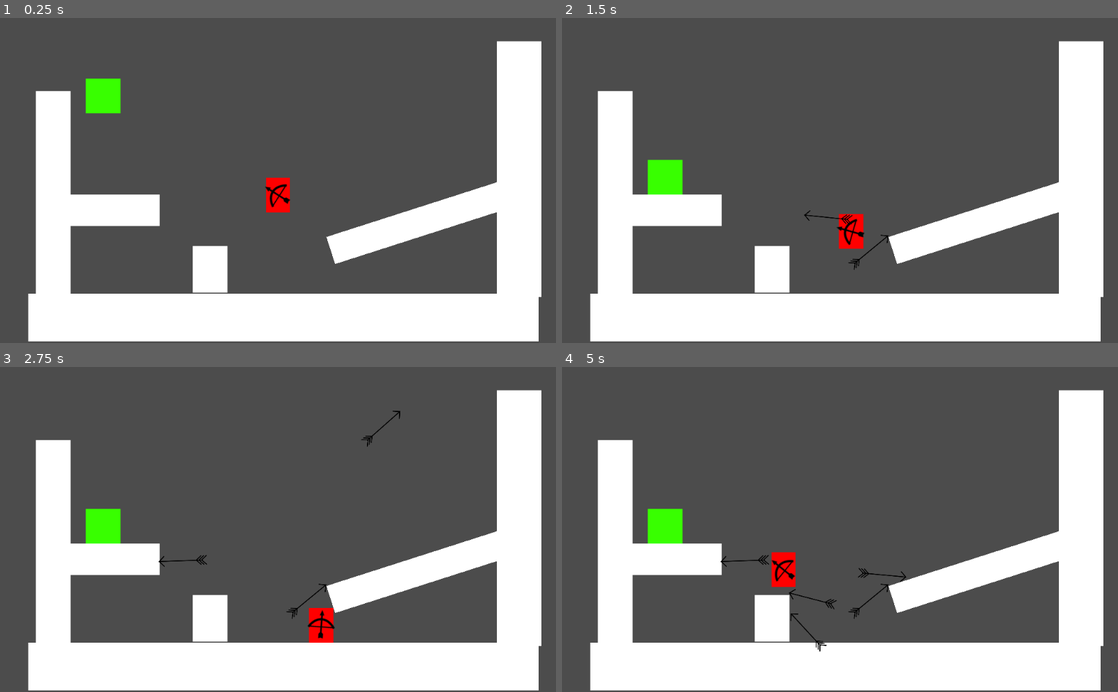
Above: before the commit, frames 1-4 (two rows, left to right).
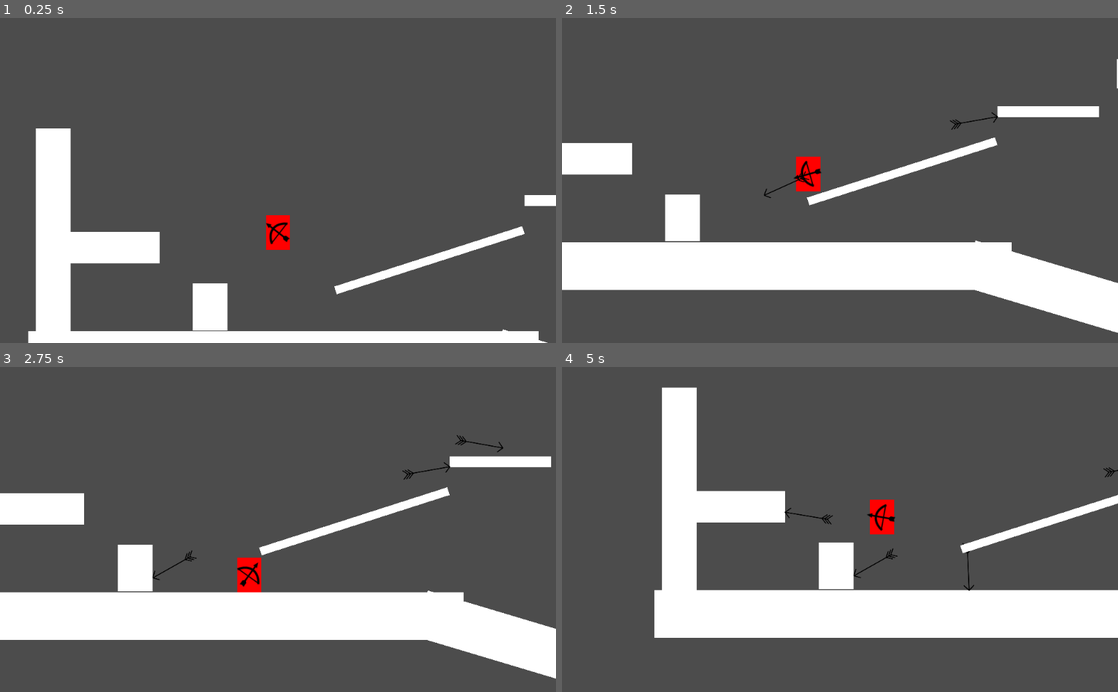
Above: after the commit, the same moments.

Repository: vanjac/wi22jam
Game: Godot game, scene res://placeholder/biggertestlevel.tscn
The game is run twice, just before and just after one commit, with the same random seed, the same clock (stepped at 60 frames per second) and the same inputs. Before the commit the project starts from res://placeholder/testlevel.tscn.
Inputs (mouse positions are in pixels of both pictures, inside the frame that each line leads up to):
- Up to frame 1 (0.25 s): no input
- Up to frame 2 (1.5 s): move the mouse to (962, 164) at 0.52 s; hold D (right) 0.53-1.28 s; click (962, 164) at 0.6 s; tap Space (jump) at 0.77 s; move the mouse to (728, 196) at 1.27 s; hold A (left) from 1.28 s (still down); click (728, 196) at 1.35 s
- Up to frame 3 (2.75 s): tap Space (jump) at 1.52 s; move the mouse to (333, 458) at 2.02 s; release A (left) at 2.03 s; hold D (right) from 2.03 s (still down); click (333, 458) at 2.1 s
- Up to frame 4 (5 s): move the mouse to (812, 594) at 2.77 s; click (812, 594) at 2.85 s; tap Space (jump) at 3.02, 3.77, 4.52 s; move the mouse to (1006, 578) at 3.52 s; release D (right) at 3.53 s; hold A (left) from 3.53 s (still down); click (1006, 578) at 3.6 s; move the mouse to (673, 480) at 4.27 s; click (673, 480) at 4.35 s

The runs differ from the first frame. In frame 1, 26% of the frame differs, in the area x 5-100%, y 7-100%; in frame 2, 39%; in frame 3, 39%; in frame 4, 43%, in the area x 5-100%, y 6-100%.

Commit message:
some camera code

Diff:
--- /dev/null
+++ b/camera/Camera.tscn
@@ -0,0 +1,10 @@
+[gd_scene load_steps=2 format=2]
+
+[ext_resource path="res://camera/CameraController.gd" type="Script" id=1]
+
+[node name="Camera2D" type="Camera2D"]
+offset = Vector2( 0, -80 )
+current = true
+smoothing_enabled = true
+smoothing_speed = 10.0
+script = ExtResource( 1 )
--- /dev/null
+++ b/camera/CameraController.gd
@@ -0,0 +1,27 @@
+extends Camera2D
+
+export(NodePath) var player_path
+
+const facing_offset = 150
+const follow_facing_rate = 0.02
+const follow_ground_rate = 0.04
+
+var player
+var target_offset = Vector2(0, offset.y)
+
+func _ready():
+	player = get_node(player_path)
+
+
+func _process(delta):
+	target_offset.x = player.facing.x * facing_offset
+	if player.walk != 0:
+		offset += (target_offset - offset) * pow(follow_facing_rate, delta * 60)
+
+	global_position.x = player.global_position.x
+	var player_y = player.global_position.y
+	if player_y > global_position.y:
+		global_position.y = player_y
+	elif player.on_ground:
+		global_position.y += ((player_y - global_position.y)
+			* pow(follow_ground_rate, delta * 60))
--- /dev/null
+++ b/placeholder/biggertestlevel.tscn
@@ -0,0 +1,46 @@
+[gd_scene load_steps=4 format=2]
+
+[ext_resource path="res://camera/Camera.tscn" type="PackedScene" id=1]
+[ext_resource path="res://placeholder/platform.tscn" type="PackedScene" id=2]
+[ext_resource path="res://player/Player.tscn" type="PackedScene" id=3]
+
+[node name="Node2D" type="Node2D"]
+
+[node name="Camera" parent="." instance=ExtResource( 1 )]
+player_path = NodePath("../Player")
+
+[node name="platform1" parent="." instance=ExtResource( 2 )]
+position = Vector2( 10, 253 )
+scale = Vector2( 14.6985, 1.37519 )
+
+[node name="platform8" parent="." instance=ExtResource( 2 )]
+position = Vector2( 897, -102 )
+scale = Vector2( 6.94969, 0.846547 )
+
+[node name="platform7" parent="." instance=ExtResource( 2 )]
+position = Vector2( 852, 383 )
+rotation = 0.291524
+scale = Vector2( 14.6985, 1.37519 )
+
+[node name="platform2" parent="." instance=ExtResource( 2 )]
+position = Vector2( 548, -32 )
+scale = Vector2( 2.92705, 0.311899 )
+
+[node name="platform3" parent="." instance=ExtResource( 2 )]
+position = Vector2( -414, 33 )
+scale = Vector2( 0.99856, 6.19271 )
+
+[node name="platform4" parent="." instance=ExtResource( 2 )]
+position = Vector2( -125, 164 )
+scale = Vector2( 0.99856, 1.35648 )
+
+[node name="platform5" parent="." instance=ExtResource( 2 )]
+position = Vector2( -310, 55 )
+scale = Vector2( 2.86244, 0.915979 )
+
+[node name="platform6" parent="." instance=ExtResource( 2 )]
+position = Vector2( 279, 78 )
+rotation = -0.311144
+scale = Vector2( 5.68169, 0.233303 )
+
+[node name="Player" parent="." instance=ExtResource( 3 )]
--- a/player/Player.gd
+++ b/player/Player.gd
@@ -13,6 +13,8 @@
 var on_ground = false
 var jumping = false
 var time_since_left_ground = 0
+# tells the camera which way to look
+var facing = Vector2(1,0)
 
 func _ready():
 	pass
@@ -33,6 +35,9 @@
 		walk = 1
 	else:
 		walk = 0
+
+	if walk != 0:
+		facing.x = walk
 
 	# update move_vec
 
--- a/project.godot
+++ b/project.godot
@@ -11,7 +11,7 @@
 [application]
 
 config/name="wi22jam"
-run/main_scene="res://placeholder/testlevel.tscn"
+run/main_scene="res://placeholder/biggertestlevel.tscn"
 config/icon="res://icon.png"
 
 [input]
